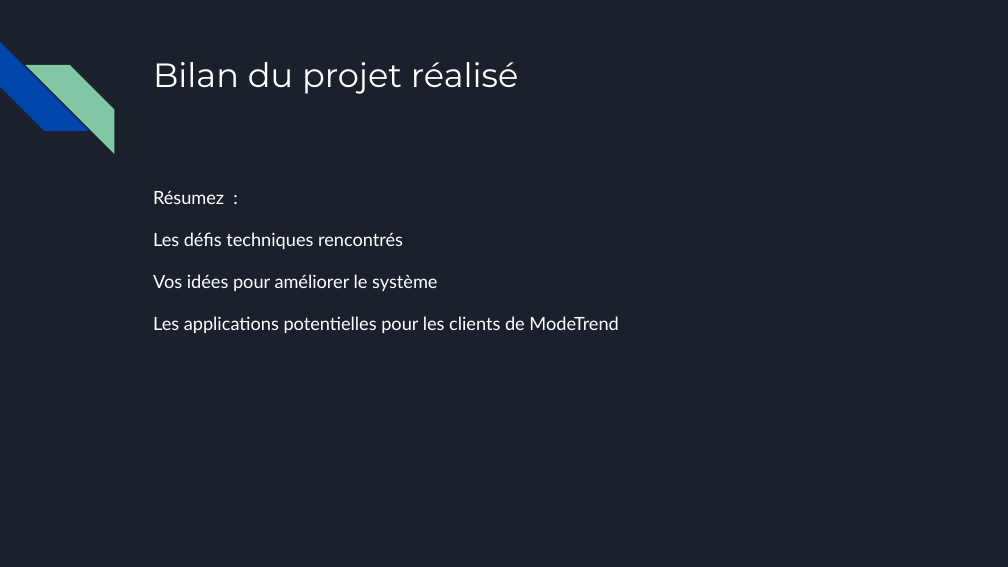
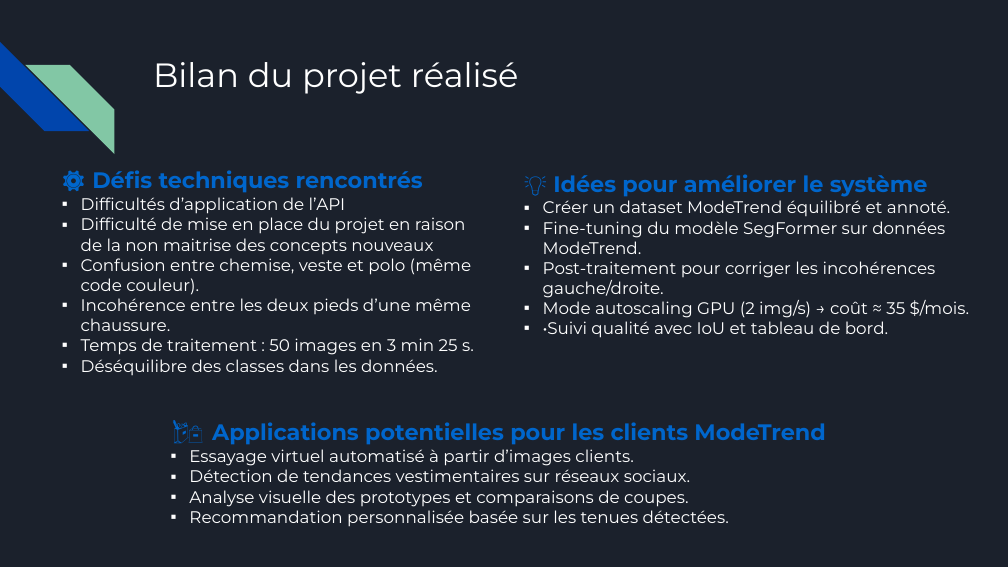
Before and after one commit to linalaetis/FashionTrend, a slide deck: slide 8 of docs/Nkakou_Lina_2_presentation_102025.pptx. Drawn at 1008x567 pixels with LibreOffice and Linux fonts; fonts in the diff are those of the drawing. Boxes give left, top, right and bottom in pixels: in the first picture for what was removed or moved away, otherwise in the second. Text is boxed around its words. In the diff, an @@ line names an element or a change of style, - is before the commit and + after.

```diff
--- a/docs/Nkakou_Lina_2_presentation_102025.pptx
+++ b/docs/Nkakou_Lina_2_presentation_102025.pptx
@@ text added at box(81, 170, 474, 376), 12 pt, text #FFFFFF @@
+⚙️ Défis techniques rencontrés
+▪ Difficultés d’application de l’API
+▪ Difficulté de mise en place du projet en raison de la non maitrise des concepts nouveaux
+▪ Confusion entre chemise, veste et polo (même code couleur).
+▪ Incohérence entre les deux pieds d’une même chaussure.
+▪ Temps de traitement : 50 images en 3 min 25 s.
+▪ Déséquilibre des classes dans les données.
@@ text added at box(543, 174, 969, 338), 12 pt, text #FFFFFF @@
+💡 Idées pour améliorer le système
+▪ Créer un dataset ModeTrend équilibré et annoté.
+▪ Fine-tuning du modèle SegFormer sur données ModeTrend.
+▪ Post-traitement pour corriger les incohérences gauche/droite.
+▪ Mode autoscaling GPU (2 img/s) → coût ≈ 35 $/mois.
+▪ •Suivi qualité avec IoU et tableau de bord.
@@ text removed at box(153, 190, 618, 333) @@
-Résumez :
-Les défis techniques rencontrés
-Vos idées pour améliorer le système
-Les applications potentielles pour les clients de ModeTrend
@@ text added at box(189, 422, 825, 527), 12 pt, text #FFFFFF @@
+🛍️ Applications potentielles pour les clients ModeTrend
+▪ Essayage virtuel automatisé à partir d’images clients.
+▪ Détection de tendances vestimentaires sur réseaux sociaux.
+▪ Analyse visuelle des prototypes et comparaisons de coupes.
+▪ Recommandation personnalisée basée sur les tenues détectées.
```
Also in this commit, not shown: 5 other slides changed, 2 slides added, 2 slides removed, 3 other files.
